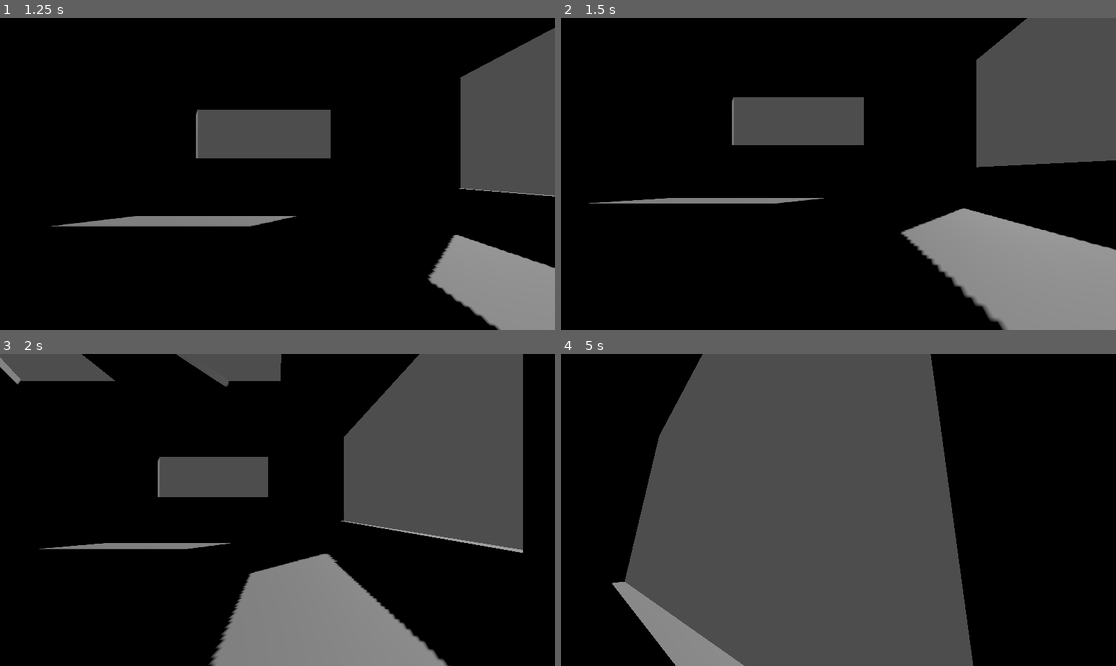
Above: before the commit, frames 1-4 (two rows, left to right).
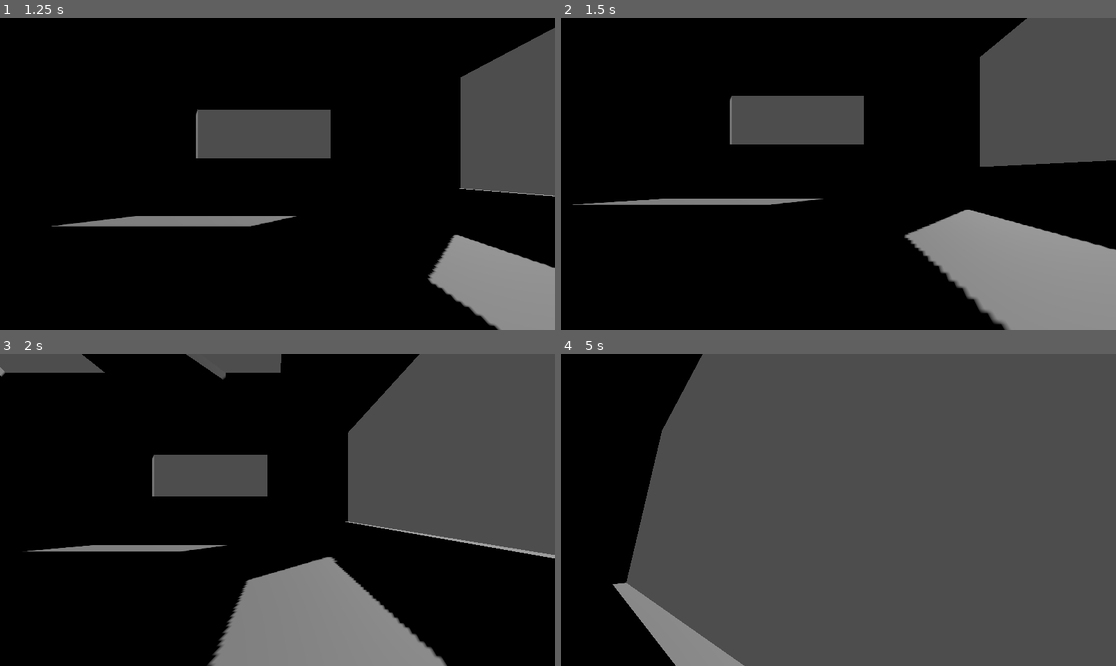
Above: after the commit, the same moments.

Repository: EMOLACRIA/Physics-based-character-movement
Game: Godot game, scene res://Scene/node_3d.tscn
Same seed, same stepped clock (60 frames per second), same inputs: the game is played once before the commit and once after it. The engine's default icon, where the game draws it, is replaced by a stand-in: a white triangle on a blue panel in a dark square.
Inputs (mouse positions are in pixels of both pictures, inside the frame that each line leads up to):
- Up to frame 1 (1.25 s): move the mouse to (399, 158) at 0.52 s; hold D (right) from 0.53 s (still down); tap E (Interact) at 0.6 s; tap Space (jump) at 0.77 s
- Up to frame 2 (1.5 s): move the mouse to (727, 189) at 1.27 s; release D (right) at 1.28 s; hold S (back) from 1.28 s (still down); click (727, 189) at 1.35 s
- Up to frame 3 (2 s): keep holding S (back); tap Space (jump) at 1.52 s
- Up to frame 4 (5 s): move the mouse to (849, 503) at 2.02 s; release S (back) at 2.03 s; hold W (forward) from 2.03 s (still down); tap E (Interact) at 2.1, 3.6 s; tap Enter at 2.75, 4.25 s; move the mouse to (832, 516) at 2.77 s; click (832, 516) at 2.85 s; tap Space (jump) at 3.02, 3.5, 3.77, 4.52 s; move the mouse to (877, 513) at 3.52 s; move the mouse to (794, 506) at 4.27 s; click (794, 506) at 4.35 s

Frame 1 is identical in both runs. In frame 2, 1.2% of the frame differs, in the area x 2-100%, y 12-100%; in frame 3, 6.3%; in frame 4, 30%, in the area x 9-100%, y 0-100%.

Commit message:
Mechanic 7 - Air Acceleration

Diff:
--- a/Scripts/character_body_3d.gd
+++ b/Scripts/character_body_3d.gd
@@ -8,6 +8,7 @@
 @export var gravity: float = 20.3
 @export var jump_height: float = 1.14
 @export var max_air_speed: float = 2.0
+@export var air_accelerate: float = 1.0
 
 
 @onready var cast = %SeeCast
@@ -82,11 +83,11 @@
 	var wish_dir = get_wish_direction()
 	var wish_speed = get_wish_speed()
 
-	accelerate(wish_dir, wish_speed, delta)
+	accelerate(wish_dir, wish_speed, ground_accelerate, delta)
 
 	# Wish_dir ve wish_speed'e uygun bir şekilde kapsülün velocity'sini kademeli olarak artırır.
 
-func accelerate(wish_dir: Vector3, wish_speed: float, delta: float) -> void:
+func accelerate(wish_dir: Vector3, wish_speed: float, accel: float, delta: float) -> void:
 	var current_speed = velocity.dot(wish_dir)
 	var add_speed = wish_speed - current_speed
 
@@ -97,7 +98,7 @@
 	if add_speed <= 0:
 		return
 
-	var accel_speed = ground_accelerate * delta * wish_speed
+	var accel_speed = accel * delta * wish_speed
 	accel_speed = minf(accel_speed, add_speed)
 
 	velocity += wish_dir * accel_speed
@@ -143,7 +144,7 @@
 	var wish_dir = get_wish_direction()
 	var wish_speed = get_air_wish_speed()
 
-	accelerate(wish_dir, wish_speed, delta)
+	accelerate(wish_dir, wish_speed, air_accelerate, delta)
 	# process_ground_movement'ta olan şeyleri air_wish_speed ile yeniden uygular.
 
 func get_air_wish_speed() -> float:
